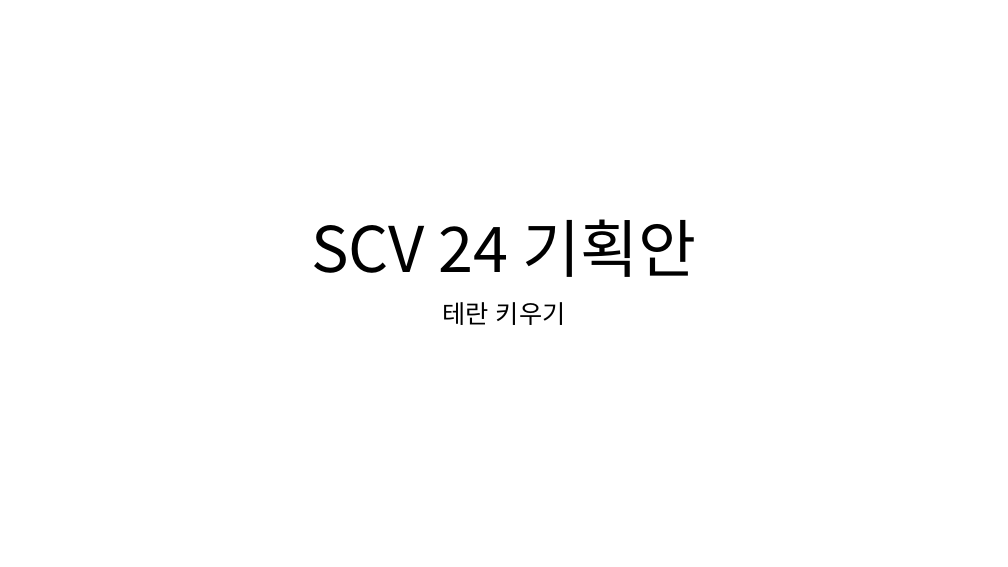
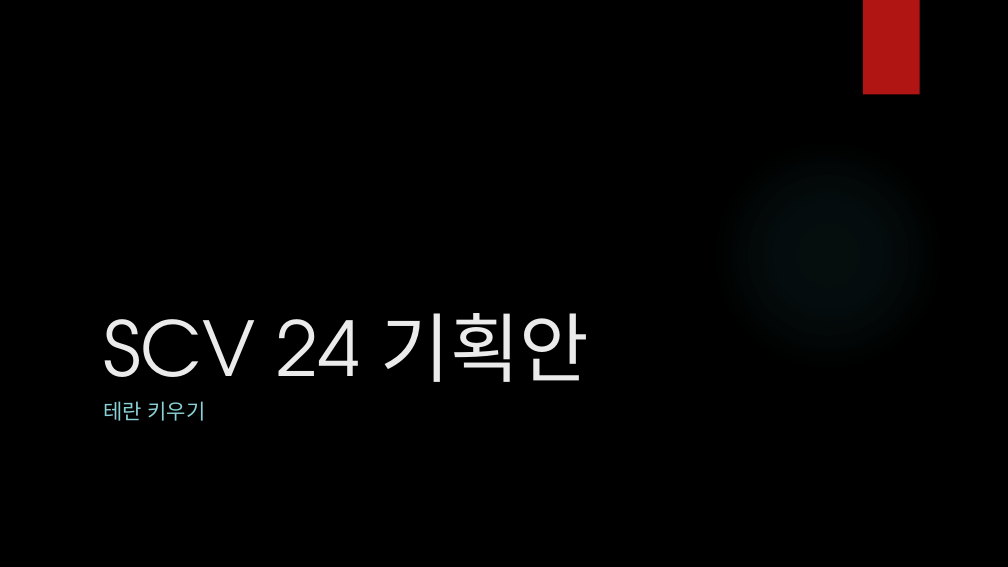
Before and after one commit to SungMinseok/IdleTerran1, a slide deck: slide 1 of SCV 24 기획안.pptx. Drawn at 1008x567 pixels with LibreOffice and Linux fonts; fonts in the diff are those of the drawing; background and template pictures are left out. Boxes give left, top, right and bottom in pixels: in the first picture for what was removed or moved away, otherwise in the second. Text is boxed around its words. In the diff, an @@ line names an element or a change of style, - is before the commit and + after.

```diff
--- a/SCV 24 기획안.pptx
+++ b/SCV 24 기획안.pptx
@@ background #FFFFFF to picture (left out) @@
@@ rectangle added at bbox=[863, 0, 920, 95], fill #B01513 @@
@@ title "SCV 24 기획안": place and size @@
-title "SCV 24 기획안" at bbox=[311, 219, 697, 277]
+title "SCV 24 기획안" at bbox=[103, 313, 590, 410]
@@ title "SCV 24 기획안" at bbox=[103, 313, 590, 410]: size 60 to 72 pt, font Noto Sans CJK KR to TeX Gyre Adventor, text colour #000000 to #EBEBEB; alignment centre to left; line spacing 0.9 to 1 @@
@@ ellipse added at bbox=[712, 138, 944, 371], fill gradient #50B9C1 @@
@@ subtitle "테란 키우기": place and size @@
-subtitle "테란 키우기" at bbox=[442, 302, 566, 325]
+subtitle "테란 키우기" at bbox=[103, 401, 206, 421]
@@ subtitle "테란 키우기" at bbox=[103, 401, 206, 421]: size 24 to 20 pt, font Noto Sans CJK KR to TeX Gyre Adventor, text colour #000000 to #8AD0D6; alignment centre to left; line spacing 0.9 to 1 @@
```
Also in this commit, not shown: 21 other slides changed, 14 slides added, 4 other files.
